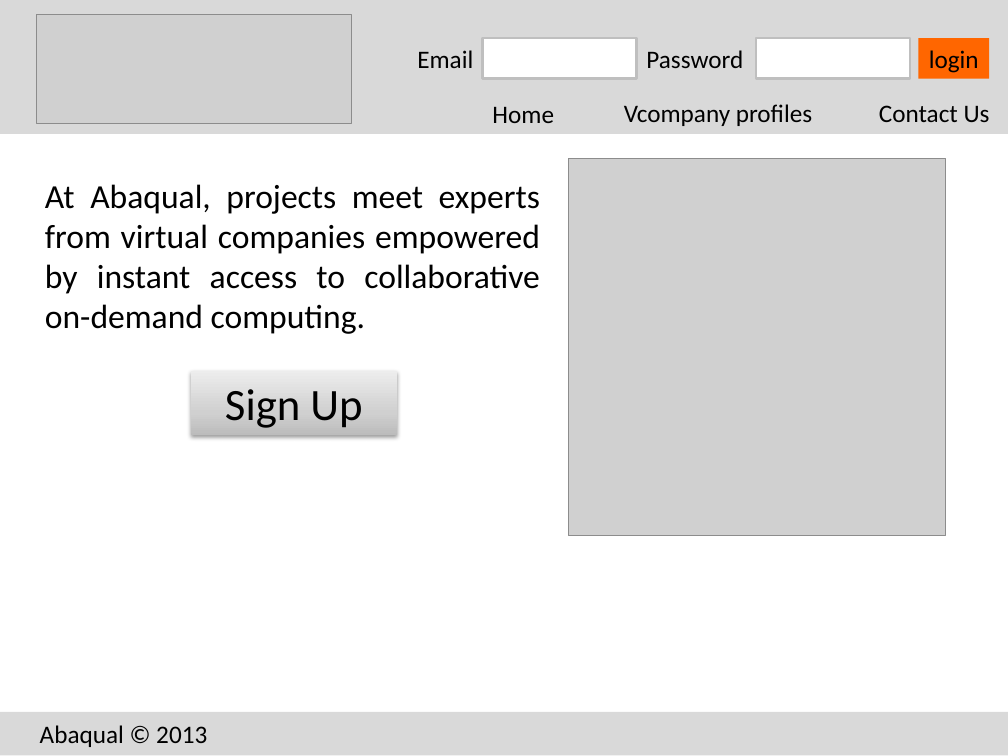
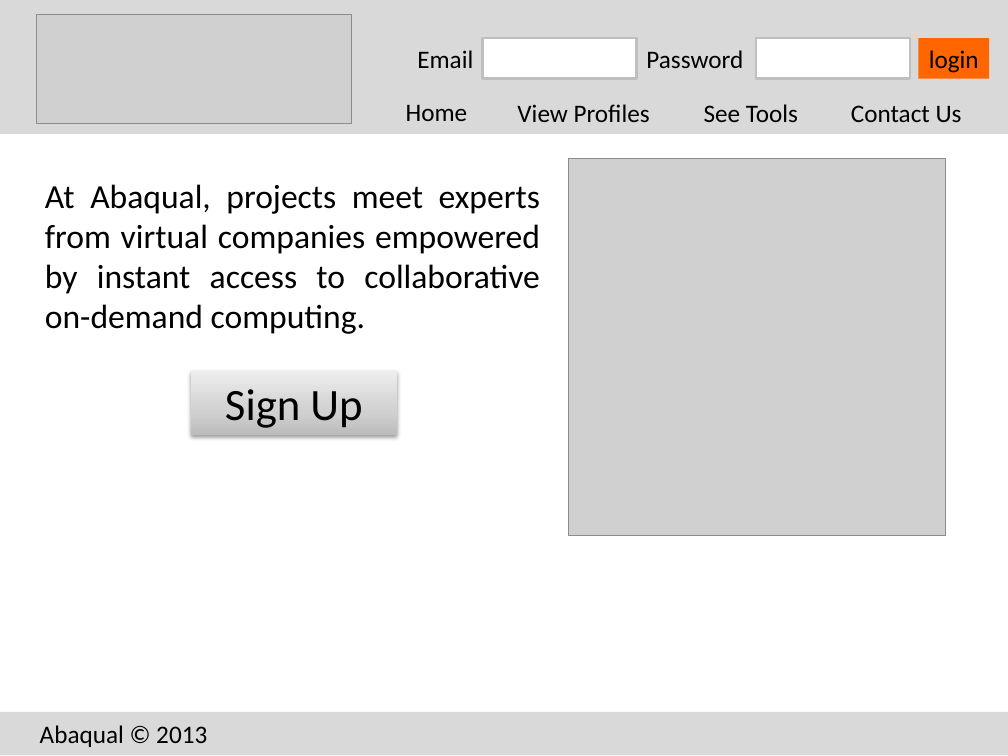
Before and after one commit to shoeybi/abq_web, a slide deck: slide 1 of WebsiteSketch.pptx. Drawn at 1008x756 pixels with LibreOffice and Linux fonts; fonts in the diff are those of the drawing; grey boxes stand for pictures. Boxes give left, top, right and bottom in pixels: in the first picture for what was removed or moved away, otherwise in the second. Text is boxed around its words. In the diff, an @@ line names an element or a change of style, - is before the commit and + after.

```diff
--- a/WebsiteSketch.pptx
+++ b/WebsiteSketch.pptx
@@ text "Home": place and size @@
-text "Home" at (492, 107, 554, 123)
+text "Home" at (406, 105, 468, 121)
@@ text at (517, 104, 650, 122): text changed @@
-Vcompany profiles
+View Profiles
@@ text added at (704, 104, 798, 122), 18 pt, text #000000 @@
+See Tools
@@ text "Contact Us": place and size @@
-text "Contact Us" at (879, 105, 990, 122)
+text "Contact Us" at (851, 105, 962, 122)
```
Also in this commit, not shown: 1 other slide changed, 3 slides added, 1 slide removed.
